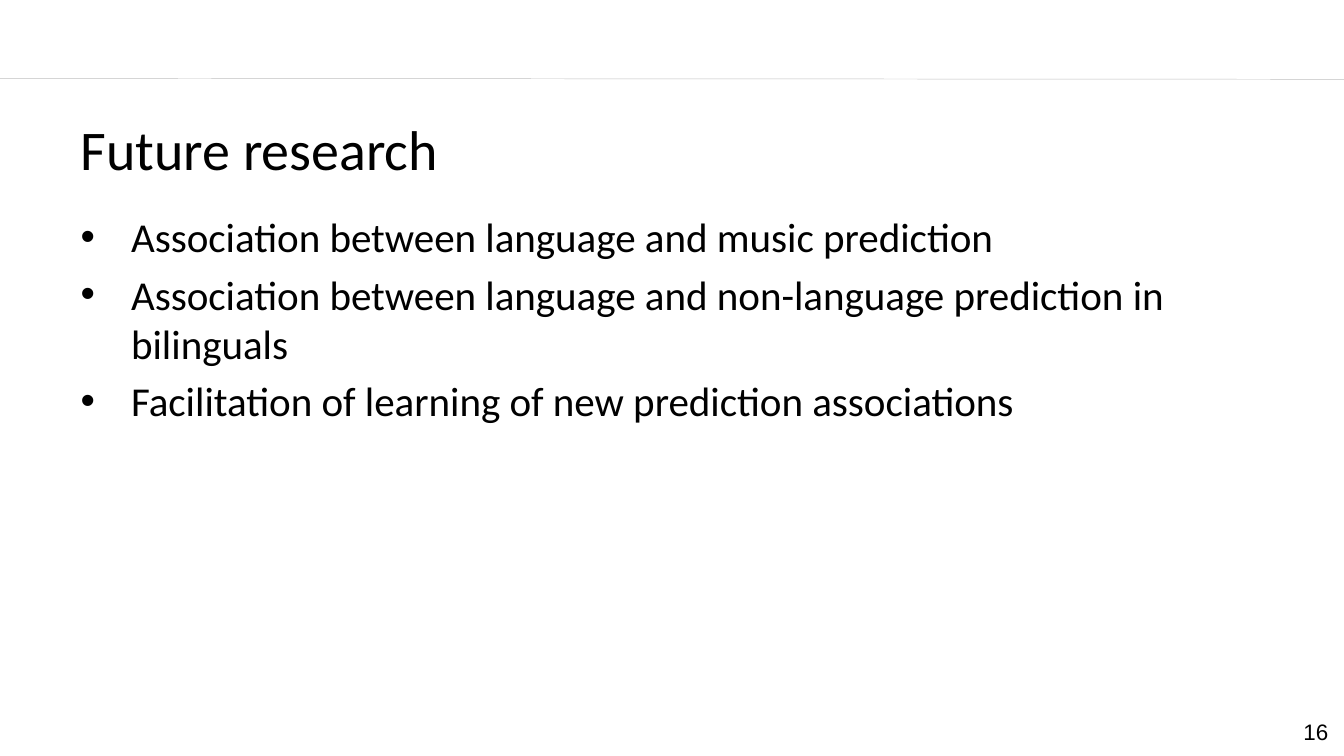
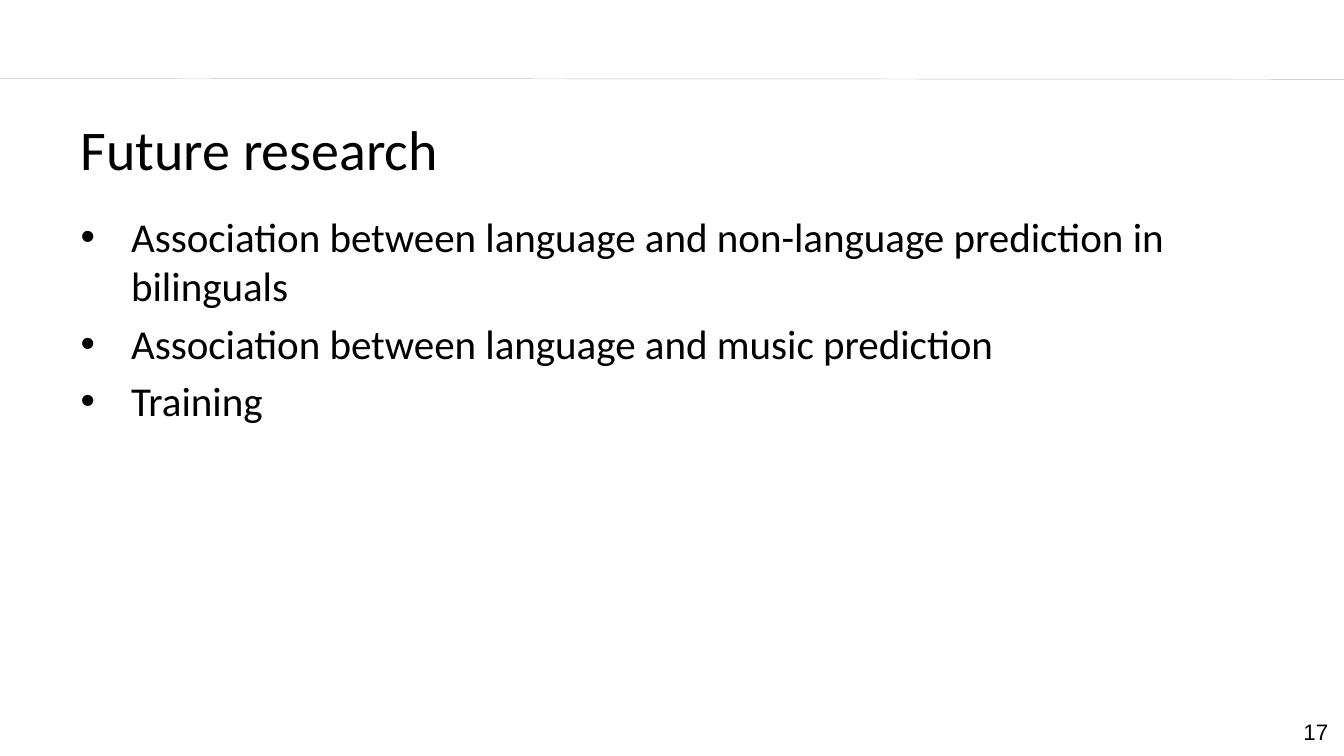
Before and after one commit to laurafdeza/Dissertation, a slide deck: slide 17 of ru_defense_slides.pptx (slide 16 before the commit). Drawn at 1344x756 pixels with LibreOffice and Linux fonts; fonts in the diff are those of the drawing; background and template pictures are left out. Boxes give left, top, right and bottom in pixels: in the first picture for what was removed or moved away, otherwise in the second. Text is boxed around its words. In the diff, an @@ line names an element or a change of style, - is before the commit and + after.

```diff
--- a/ru_defense_slides.pptx
+++ b/ru_defense_slides.pptx
@@ text at bbox=[131, 223, 1164, 308]: paragraph added @@
+• Association between language and non-language prediction in bilinguals
@@ text at bbox=[131, 387, 263, 423]: text changed @@
-• Association between language and non-language prediction in bilinguals
-• Facilitation of learning of new prediction associations
+• Training
@@ page number at bbox=[1303, 724, 1328, 740]: text changed @@
-16
+17
```
Also in this commit, not shown: 8 other slides changed, 1 slide added, 1 other file.
